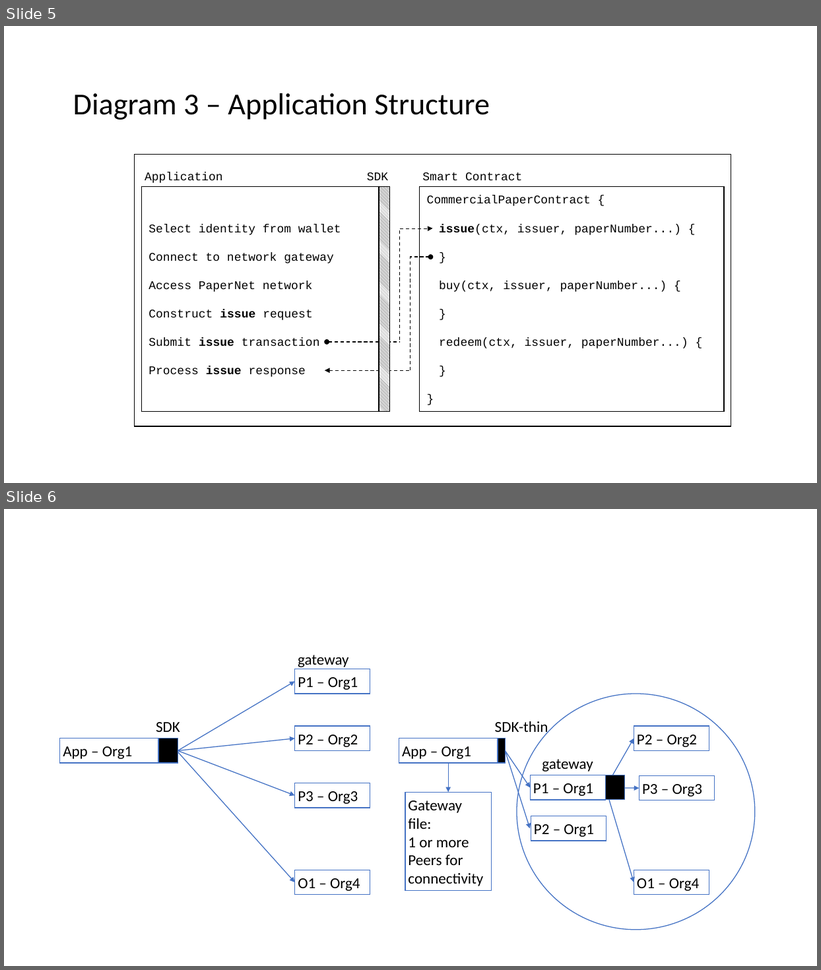
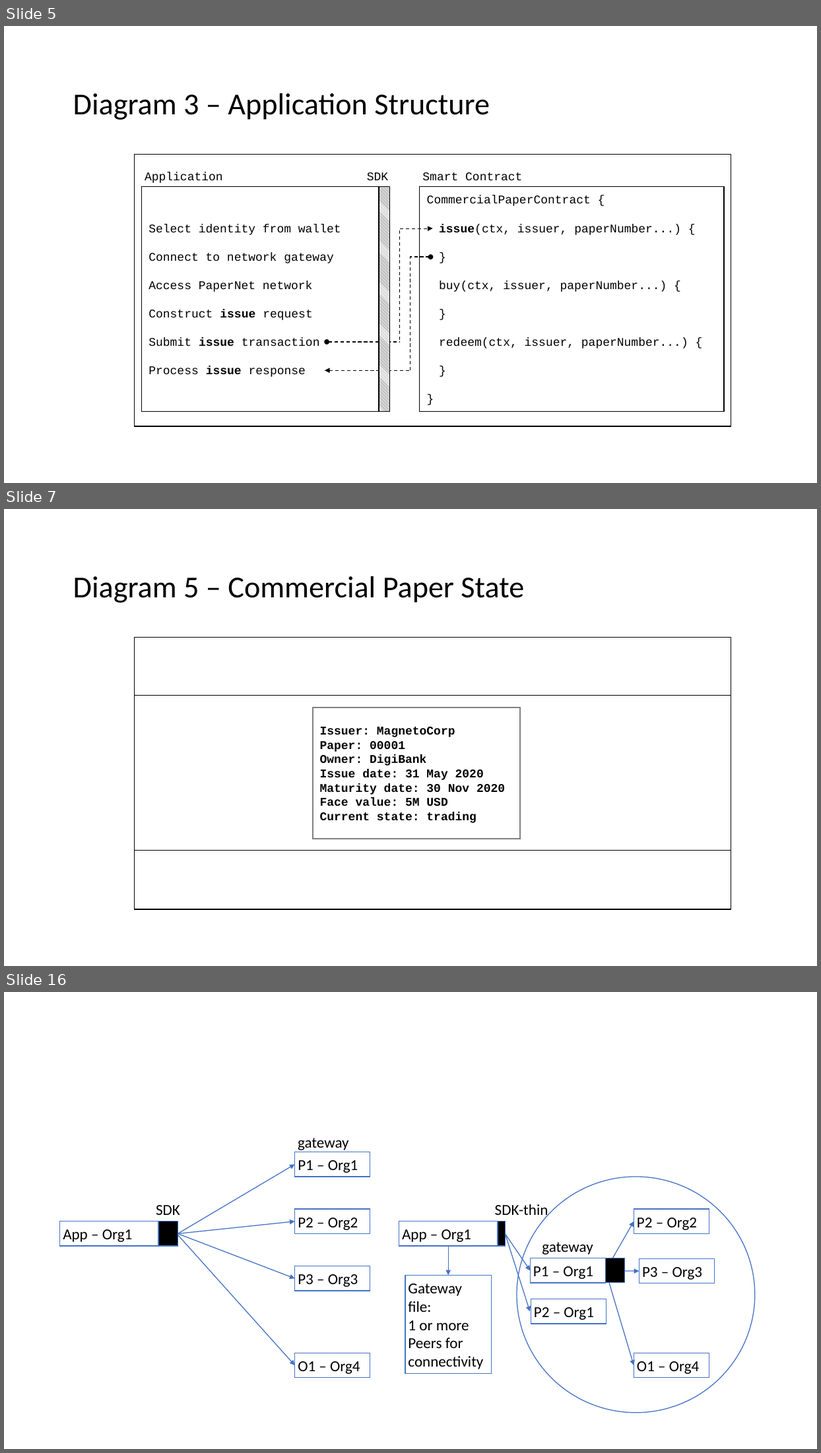
Before and after one commit to hyperledger/fabric, a slide deck: docs/source/developapps/diagrams.pptx. Shown one above the other, each under a label of ours: slides 5 and 6 before the commit, slides 5, 7 and 16 after it; the slides between them are not shown. The pictures are 821x970 and 821x1453 pixels, drawn with LibreOffice and Linux fonts; fonts in the diff are those of the drawing. Boxes give left, top, right and bottom in pixels: in the first picture for what was removed or moved away, otherwise in the second. Text is boxed around its words. In the diff, an @@ line names an element or a change of style, - is before the commit and + after.

```diff
--- a/docs/source/developapps/diagrams.pptx
+++ b/docs/source/developapps/diagrams.pptx
@@ slide 7 added at [4, 509, 817, 966], background #FFFFFF @@
@@ text added at [73, 576, 524, 603], 36 pt, text #000000 @@
+Diagram 5 – Commercial Paper State
@@ rectangle added at [135, 637, 731, 910], outline #000000 1 pt @@
@@ rectangle added at [135, 696, 731, 851], outline #000000 1 pt @@
@@ rectangle added at [313, 708, 520, 839], fill #FFFFFF, outline #808080 1.5 pt, 14 pt, text #000000, bold @@
+Issuer: MagnetoCorp
+Paper: 00001
+Owner: DigiBank
+Issue date: 31 May 2020
+Maturity date: 30 Nov 2020
+Face value: 5M USD
+Current state: trading
@@ what was slide 6 is now slide 16 @@
```
Also in this commit, not shown: 9 other slides added, 12 other files.
